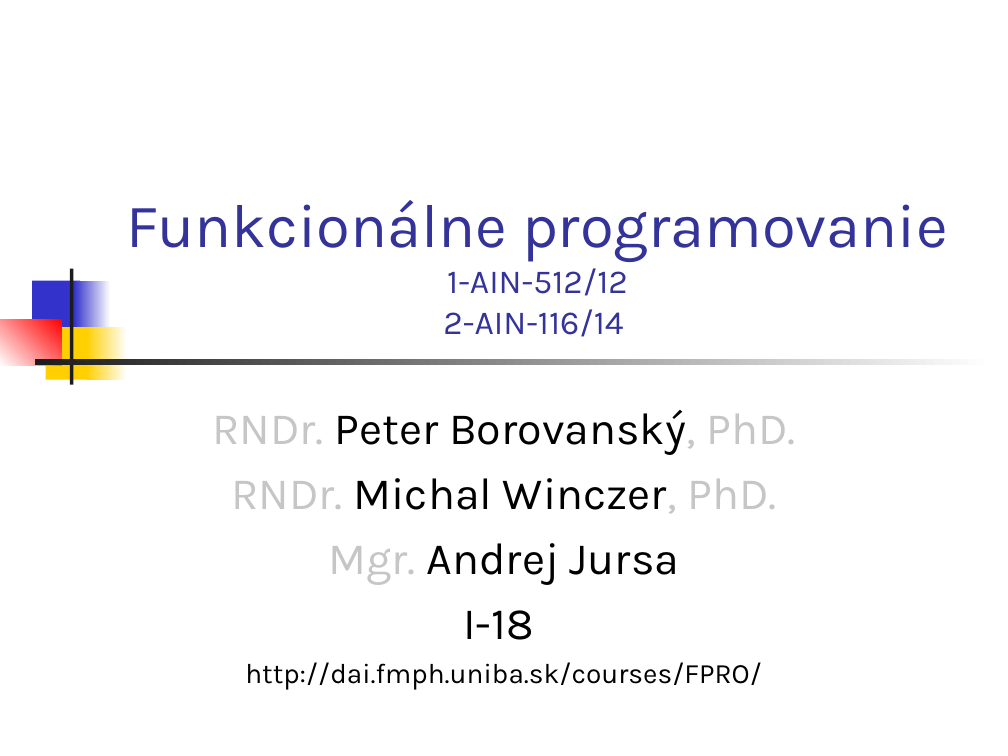
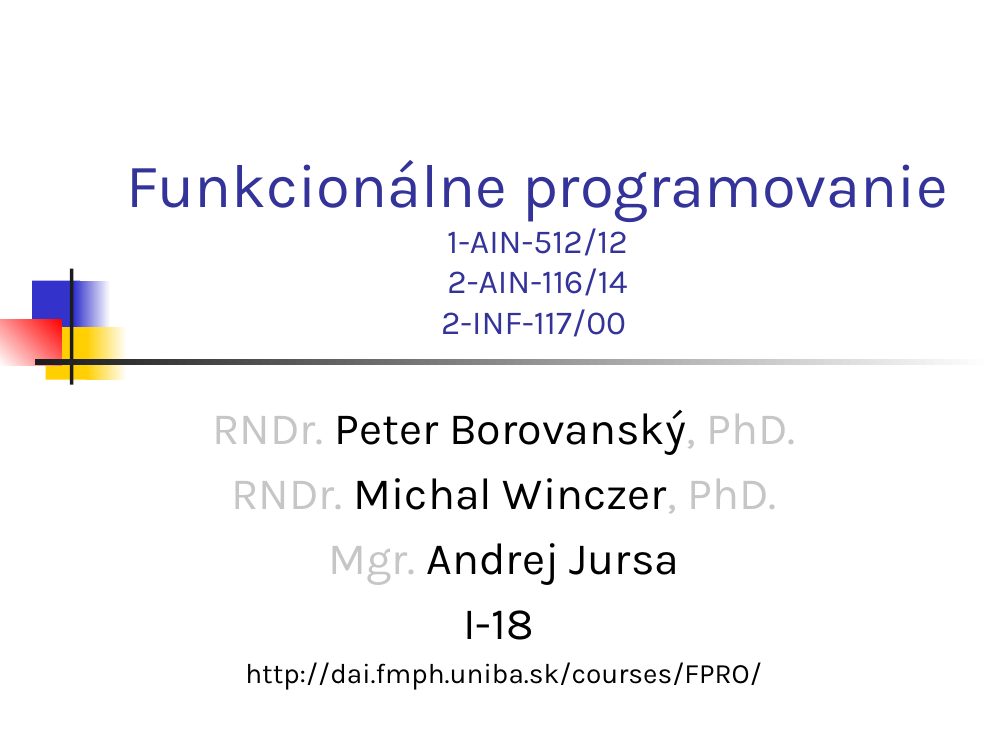
Before and after one commit to Funkcionalne/Prednasky, a slide deck: slide 1 of 01/01_fpro.ppt. Drawn at 1008x756 pixels with LibreOffice and Linux fonts; fonts in the diff are those of the drawing. Boxes give left, top, right and bottom in pixels: in the first picture for what was removed or moved away, otherwise in the second. Text is boxed around its words. In the diff, an @@ line names an element or a change of style, - is before the commit and + after.

```diff
--- a/01/01_fpro.ppt
+++ b/01/01_fpro.ppt
@@ title at box(126, 160, 948, 337): text changed; size 44 to 24 pt @@
-Funkcionálne programovanie
-1-AIN-512/12
-2-AIN-116/14
+Funkcionálne programovanie
+1-AIN-512/12
+2-AIN-116/14
+2-INF-117/00
```
Also in this commit, not shown: 5 other slides changed, 1 other file.
